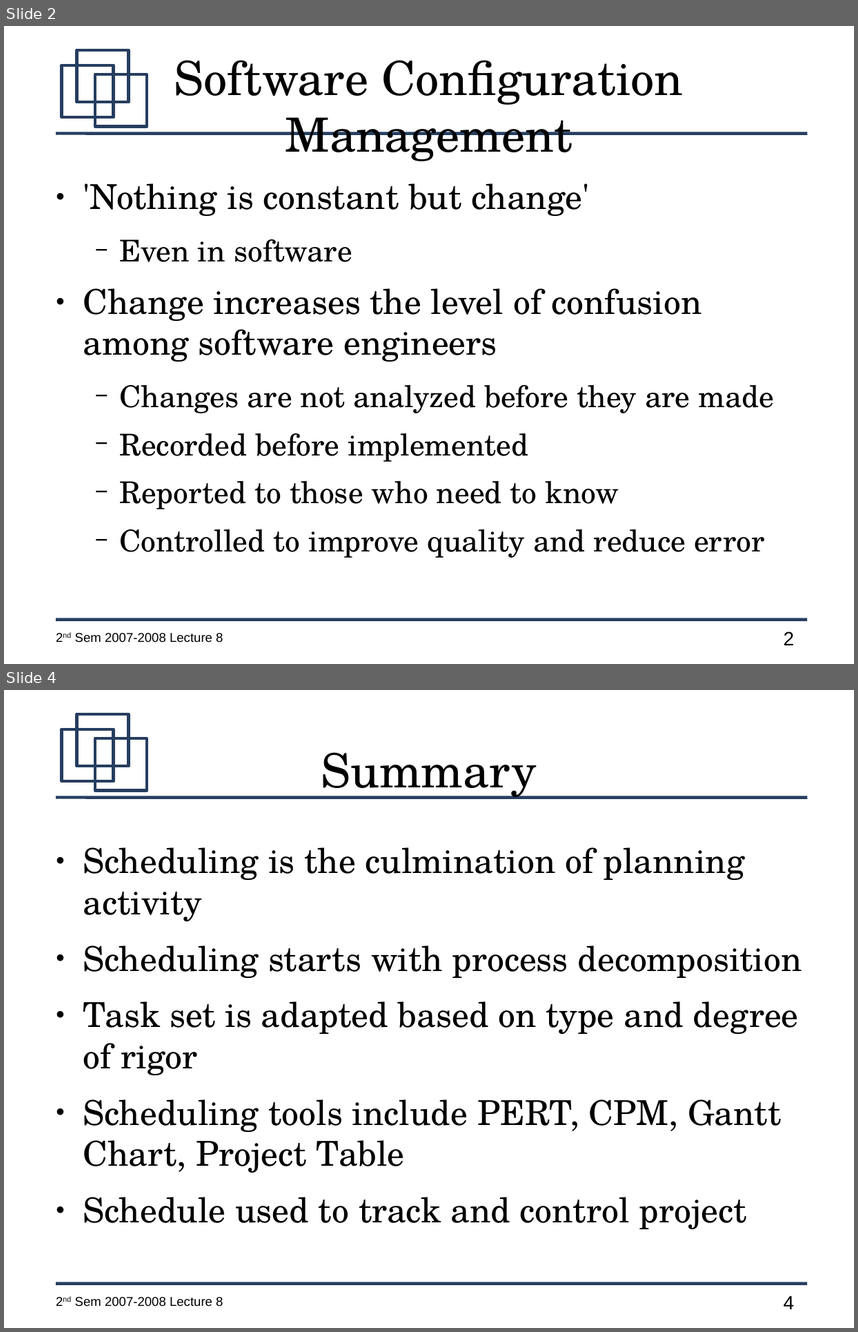
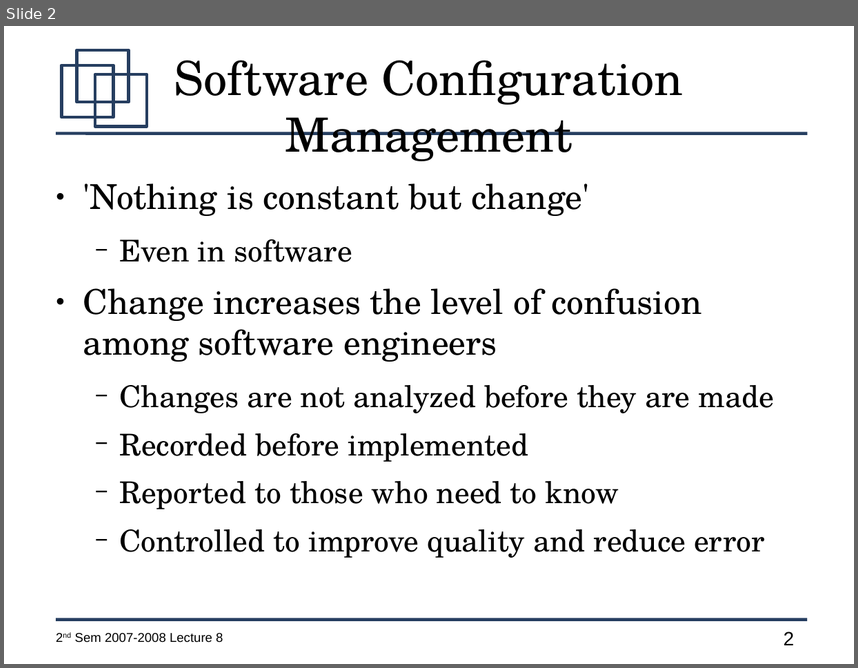
Before and after one commit to jachermocilla/jach-homepage, a slide deck: CMSC128-2nd-Sem-2007-L8.odp. Shown one above the other, each under a label of ours: slides 2 and 4 before the commit, slide 2 after it; the slides between them are not shown. The pictures are 858x1332 and 858x668 pixels, drawn with LibreOffice and Linux fonts; fonts in the diff are those of the drawing. Boxes give left, top, right and bottom in pixels: in the first picture for what was removed or moved away, otherwise in the second. Text is boxed around its words. In the diff, an @@ line names an element or a change of style, - is before the commit and + after.

```diff
--- a/CMSC128-2nd-Sem-2007-L8.odp
+++ b/CMSC128-2nd-Sem-2007-L8.odp
@@ slide 4 removed at box(4, 690, 854, 1328), background #FFFFFF; not listed: 7 template elements that a slide beside it also shows @@
@@ title removed at box(321, 752, 537, 799) @@
-Summary
@@ text removed at box(83, 847, 802, 1229) @@
-● Scheduling is the culmination of planning activity
-● Scheduling starts with process decomposition
-● Task set is adapted based on type and degree of rigor
-● Scheduling tools include PERT, CPM, Gantt Chart, Project Table
-● Schedule used to track and control project
```
Also in this commit, not shown: 2 slides changed, 20 slides added.
